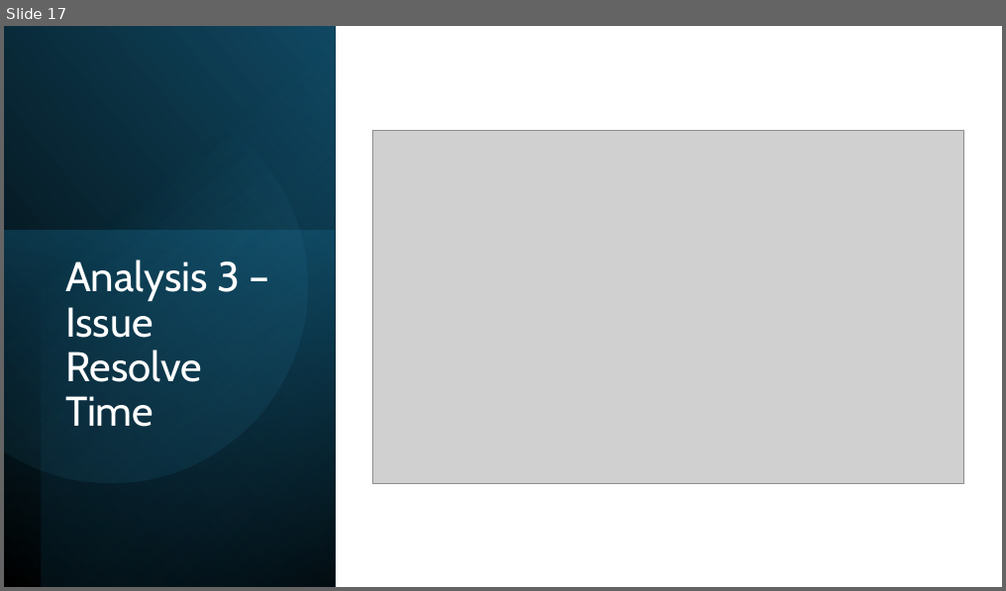
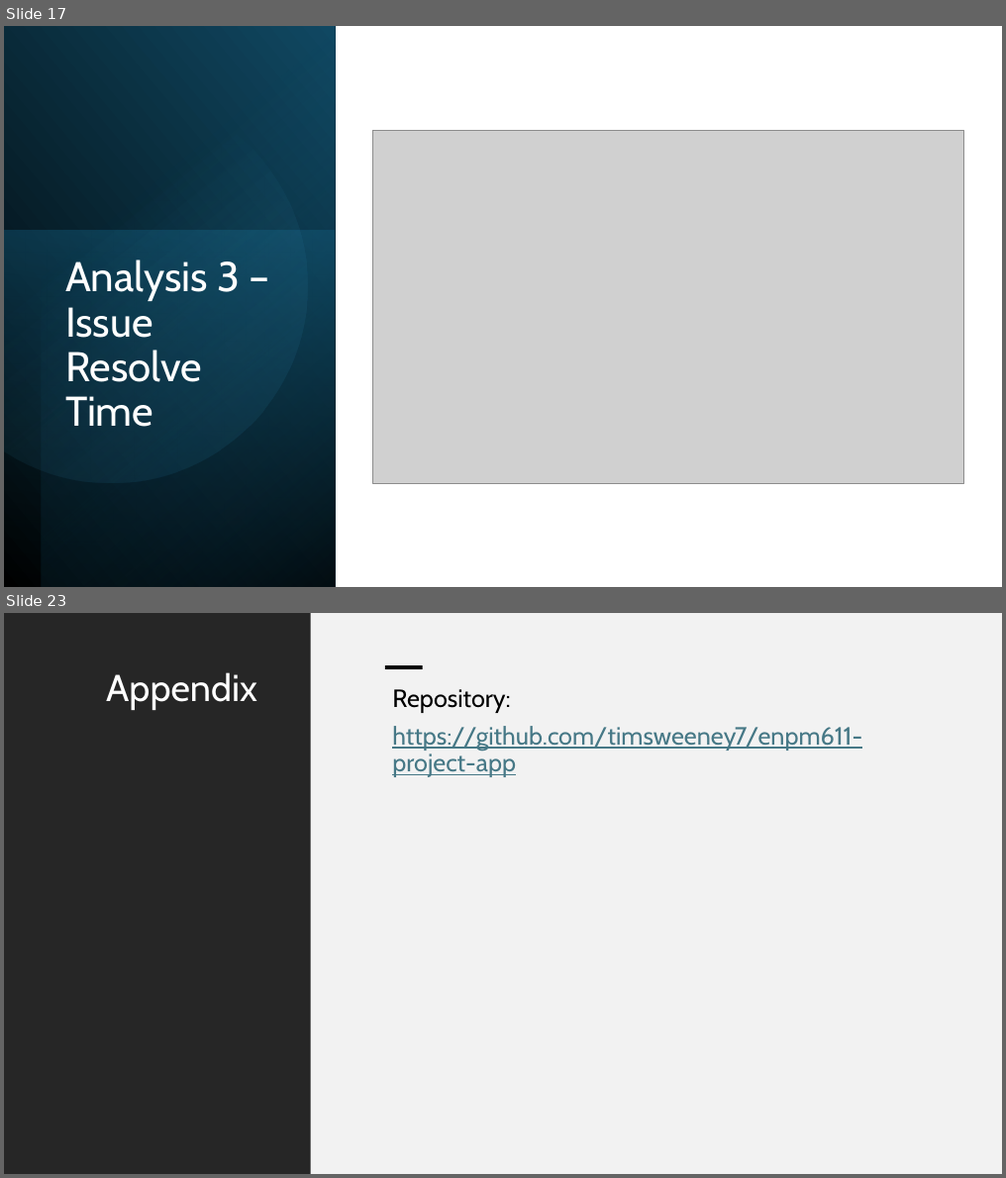
Before and after one commit to timsweeney7/enpm611-project-app, a slide deck: presentation/Presentation1.pptx. Shown one above the other, each under a label of ours: slide 17 before the commit, slides 17 and 23 after it; the slides between them are not shown. The pictures are 1006x591 and 1006x1178 pixels, drawn with LibreOffice and Linux fonts; fonts in the diff are those of the drawing; grey boxes stand for pictures. Boxes give left, top, right and bottom in pixels: in the first picture for what was removed or moved away, otherwise in the second. Text is boxed around its words. In the diff, an @@ line names an element or a change of style, - is before the commit and + after.

```diff
--- a/presentation/Presentation1.pptx
+++ b/presentation/Presentation1.pptx
@@ slide 23 added at (4, 613, 1002, 1174), background #FFFFFF @@
@@ rectangle added at (4, 613, 311, 1174), fill #262626 @@
@@ rectangle added at (310, 613, 1002, 1174), fill #F2F2F2 @@
@@ rectangle added at (385, 665, 423, 669), fill #000000 @@
@@ title added at (106, 672, 257, 710), 36 pt, text #FFFFFF @@
+Appendix
@@ text added at (392, 689, 862, 777), 24 pt, text #467886, underline @@
+Repository:
+https://github.com/timsweeney7/enpm611-project-app
```
Also in this commit, not shown: 5 slides changed, 3 other slides added, 1 slide removed.
